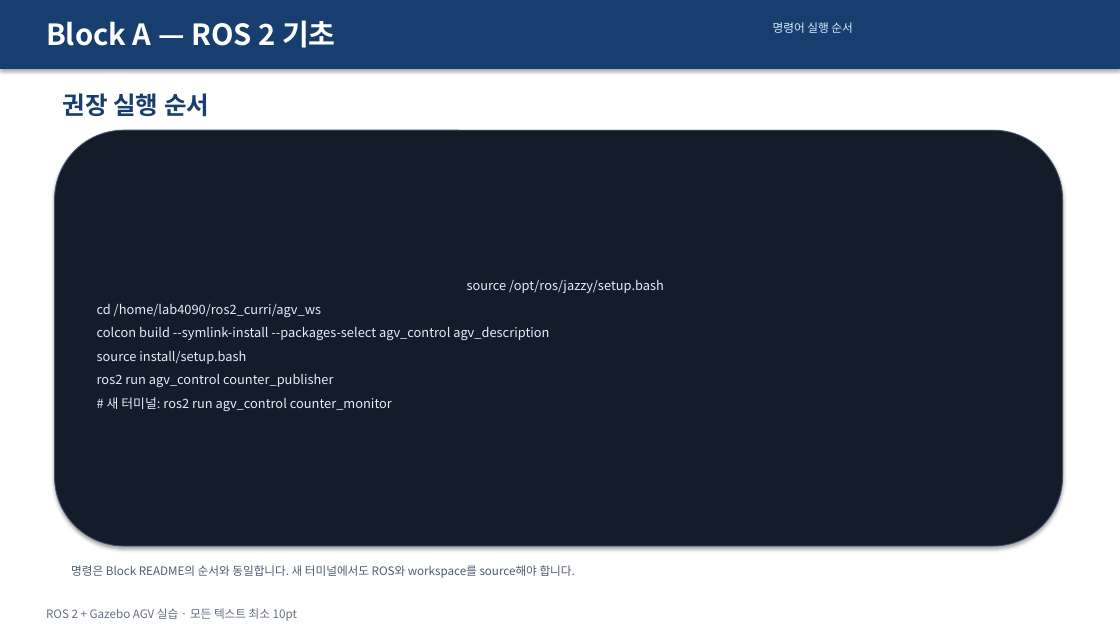
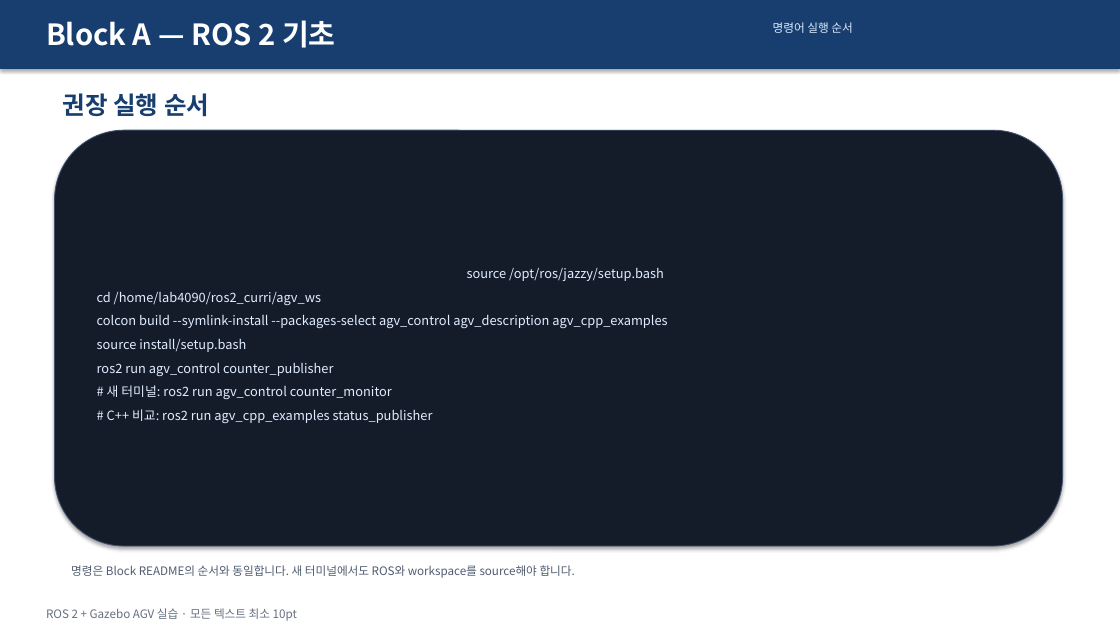
Before and after one commit to choimagon/ros2_curri, a slide deck: slide 5 of blocks/A_ros2_basics/Block_A_실습결과_명령어.pptx (slide 3 before the commit). Drawn at 1120x630 pixels with LibreOffice and Linux fonts; fonts in the diff are those of the drawing. Boxes give left, top, right and bottom in pixels: in the first picture for what was removed or moved away, otherwise in the second. Text is boxed around its words. In the diff, an @@ line names an element or a change of style, - is before the commit and + after.

```diff
--- a/blocks/A_ros2_basics/Block_A_실습결과_명령어.pptx
+++ b/blocks/A_ros2_basics/Block_A_실습결과_명령어.pptx
@@ text in rounded rectangle at (x1=97, y1=314, x2=667, y2=328): text changed @@
-colcon build --symlink-install --packages-select agv_control agv_description
+colcon build --symlink-install --packages-select agv_control agv_description agv_cpp_examples
@@ text in rounded rectangle at (x1=107, y1=409, x2=433, y2=423): paragraph added @@
+# C++ 비교: ros2 run agv_cpp_examples status_publisher
```
Also in this commit, not shown: 3 other slides changed, 2 slides added, 23 other files.
